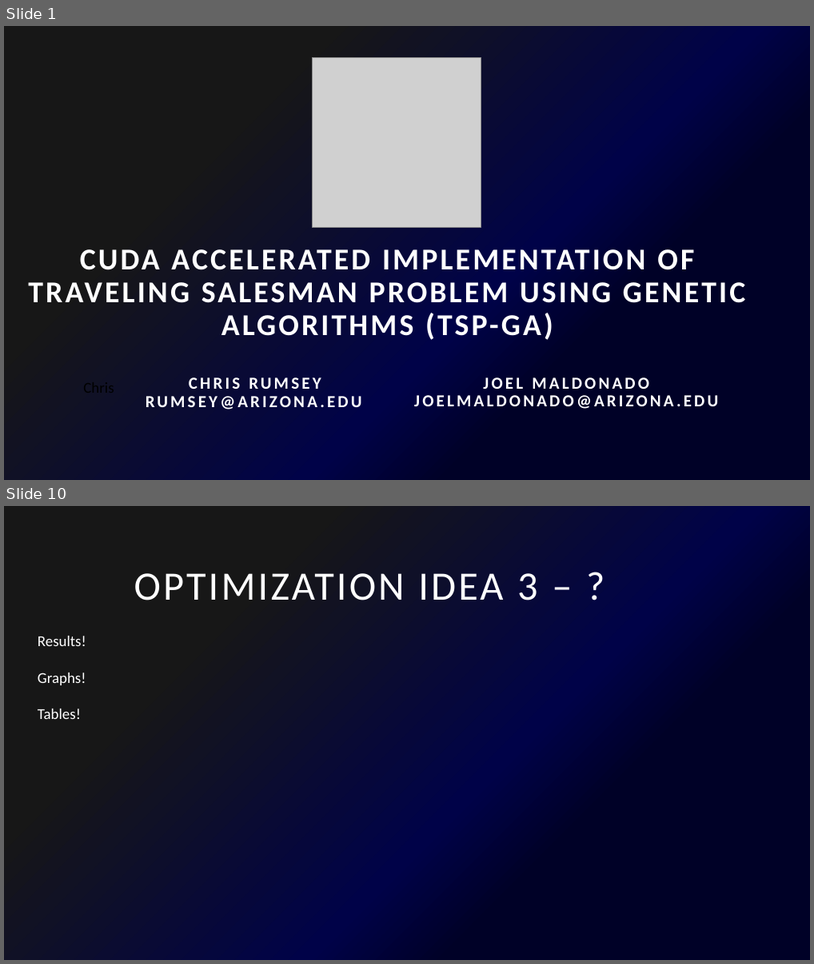
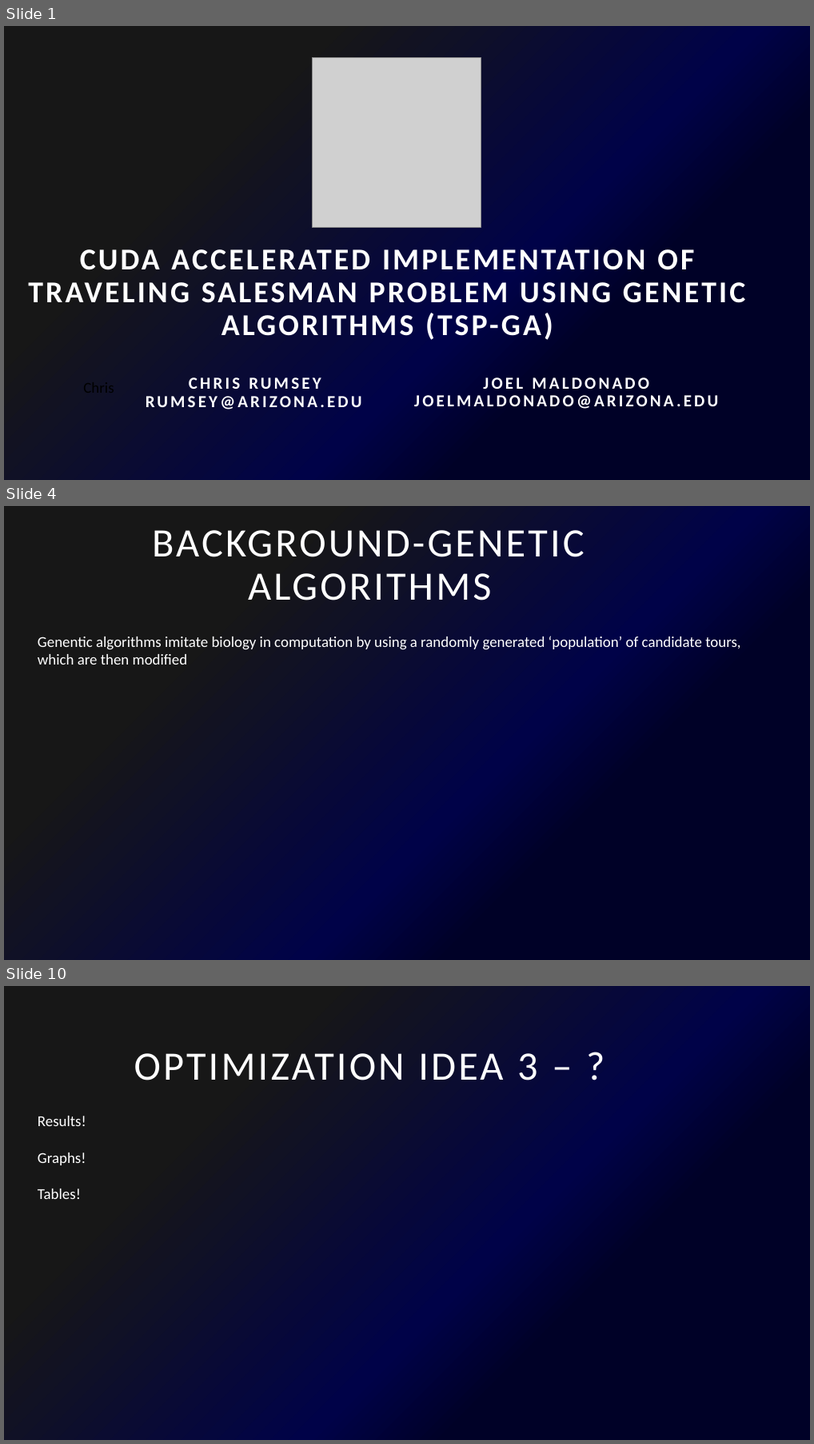
Before and after one commit to CuteLoop/Traveling-salesman-GPU, a slide deck: Cuda Accelerated implementation of Traveling Salesman Problem using.pptx. Shown one above the other, each under a label of ours: slides 1 and 10 before the commit, slides 1, 4 and 10 after it; the slides between them are not shown. The pictures are 814x964 and 814x1444 pixels, drawn with LibreOffice and Linux fonts; fonts in the diff are those of the drawing; grey boxes stand for pictures. Boxes give left, top, right and bottom in pixels: in the first picture for what was removed or moved away, otherwise in the second. Text is boxed around its words. In the diff, an @@ line names an element or a change of style, - is before the commit and + after.

```diff
--- a/Cuda Accelerated implementation of Traveling Salesman Problem using.pptx
+++ b/Cuda Accelerated implementation of Traveling Salesman Problem using.pptx
@@ slide 4 added at <box>4,506,810,960</box>, background gradient #000127 to #000248 to #171717 @@
@@ title added at <box>152,530,585,600</box>, 48 pt, text #FFFFFF @@
+BACKGROUND-GENETIC ALGORITHMS
@@ text added at <box>38,636,741,664</box>, 18 pt, text #FFFFFF @@
+Genentic algorithms imitate biology in computation by using a randomly generated ‘population’ of candidate tours, which are then modified
```
Also in this commit, not shown: 3 slides changed, 5 other slides added, 6 slides removed, 2 other files.
